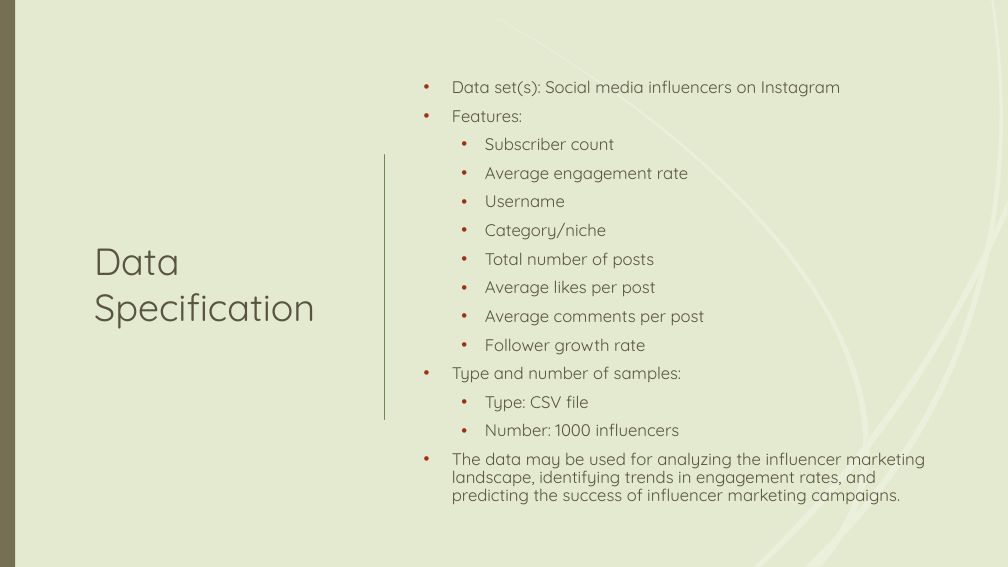
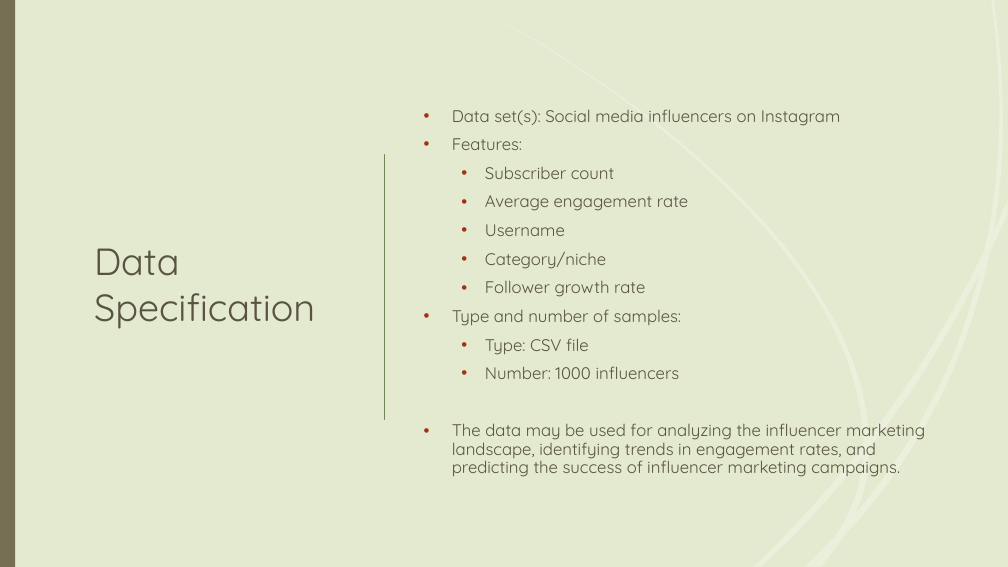
Before and after one commit to SaiSashankYalamarthi/Analyzing-the-Impact-of-Influencers-on-Marketing-campaigns-, a slide deck: slide 6 of EMPIRICAL FINAL PPT.pptx. Drawn at 1008x567 pixels with LibreOffice and Linux fonts; fonts in the diff are those of the drawing. Boxes give left, top, right and bottom in pixels: in the first picture for what was removed or moved away, otherwise in the second. Text is boxed around its words. In the diff, an @@ line names an element or a change of style, - is before the commit and + after.

```diff
--- a/EMPIRICAL FINAL PPT.pptx
+++ b/EMPIRICAL FINAL PPT.pptx
@@ text at box(485, 252, 705, 326): paragraphs removed @@
-  • Total number of posts
-  • Average likes per post
-  • Average comments per post
```
Also in this commit, not shown: 4 other slides changed, 4 slides added.
